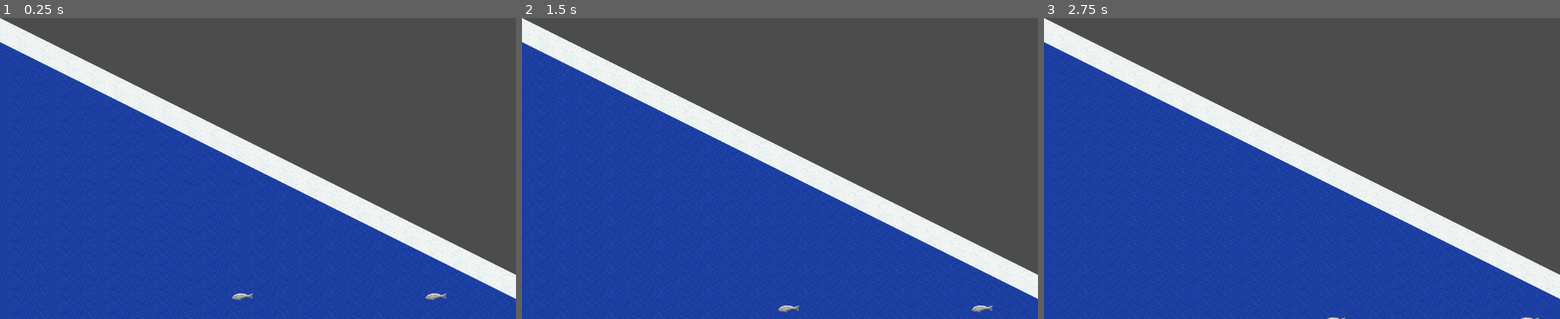
Above: before the commit, frames 1-3 (left to right).
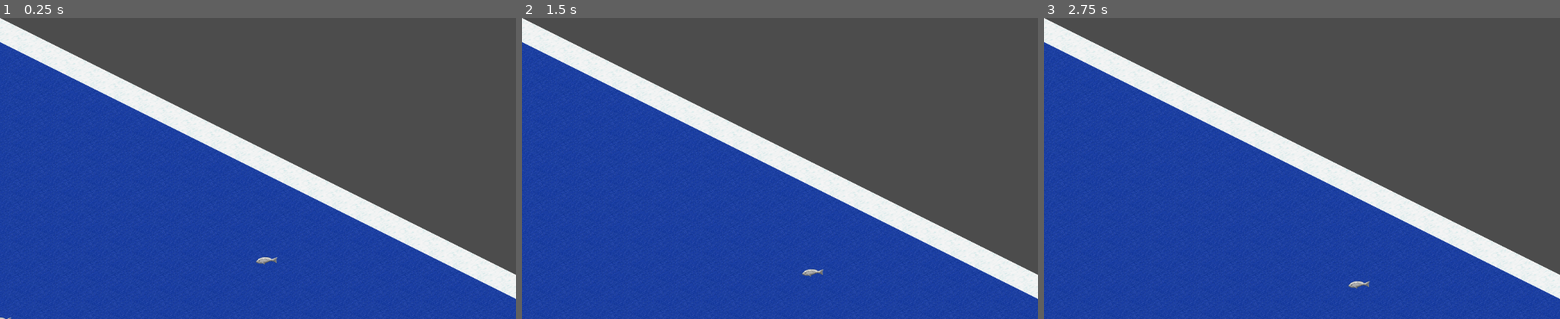
Above: after the commit, the same moments.

Repository: burdockcascade/gociv
Game: Godot game, scene res://src/Main.tscn
Two runs of this game, one before a commit and one after it. Both use one fixed random seed, a clock stepped at 60 frames per second and the inputs below.
Inputs (mouse positions are in pixels of both pictures, inside the frame that each line leads up to):
- Up to frame 1 (0.25 s): no input
- Up to frame 2 (1.5 s): tap Enter at 0.5 s; move the mouse to (893, 153) at 0.52 s; hold Right (ui_right) 0.53-1.25 s; click (893, 153) at 0.67 s; tap Space at 1.25 s; drag from (676, 183) to (754, 228) at 1.27 s
- Up to frame 3 (2.75 s): tap Enter at 2 s; move the mouse to (1353, 102) at 2.02 s; hold Right (ui_right) from 2.03 s (still down)

The runs differ from the first frame. In frame 1, 0.2% of the frame differs, in the area x 0-87%, y 79-100%; in frame 2, 0.2%; in frame 3, 0.1%.
Error in both runs: Invalid get index '(13, -3)' (on base: 'Dictionary'). (res://src/Units.gd:51)

Commit message:
code cleanup

Diff:
--- a/src/Main.tscn
+++ b/src/Main.tscn
@@ -41,7 +41,7 @@
 cell_size = Vector2( 96, 48 )
 format = 1
 
-[node name="WorldObjects" type="TileMap" parent="World"]
+[node name="Units" type="TileMap" parent="World"]
 mode = 1
 cell_size = Vector2( 96, 48 )
 format = 1
@@ -49,5 +49,5 @@
 
 [node name="DesktopUI" type="CanvasLayer" parent="."]
 
-[connection signal="tile_selected" from="World/Map" to="World/WorldObjects" method="_on_Map_tile_selected"]
-[connection signal="world_scrolled" from="World/Map" to="World/WorldObjects" method="_on_Map_world_scrolled"]
+[connection signal="tile_selected" from="World/Map" to="World/Units" method="_on_Map_tile_selected"]
+[connection signal="world_scrolled" from="World/Map" to="World/Units" method="_on_Map_world_scrolled"]
--- a/src/Map.gd
+++ b/src/Map.gd
@@ -3,9 +3,9 @@
 signal tile_selected(mapv)
 signal world_scrolled(direction)
 
-onready var terrain = $Terrain
-onready var terrain2 = $Terrain2
-onready var resources = $Resources
+onready var terrain: TileMap = $Terrain
+onready var terrain2: TileMap = $Terrain2
+onready var resources: TileMap = $Resources
 
 ####################################################################################################
 ## MAP DATA
@@ -76,20 +76,15 @@
 
 }
 
-var mapsize
-var mapwindow_startx = 0
-var mapwindow_endx = 0
-
-var map_offset = Vector2.ZERO
-
-func _ready():
+var mapsize: Vector2
+
+func _ready() -> void:
 
 	rng.randomize()
 
-func new_map(size):
-
-	self.mapsize = size
-	mapwindow_endx = mapsize.x-1
+func new_map(size) -> Dictionary:
+
+	mapsize = size
 
 	# generate map
 	generate_terrain(size)
@@ -116,11 +111,9 @@
 ####################################################################################################
 ## DRAW WORLD
 
-var ptr = 0
-
-func slide_map_left():
-
-	var mx = mapsize.x - 1
+func slide_map_left() -> void:
+
+	var mx: int = mapsize.x - 1
 
 	for mapd in mapdata.values():
 
@@ -133,9 +126,9 @@
 	emit_signal("world_scrolled", Vector2.LEFT)
 
 
-func slide_map_right():
-
-	var mx = mapsize.x - 1
+func slide_map_right() -> void:
+
+	var mx: int = mapsize.x - 1
 
 	for mapd in mapdata.values():
 
@@ -147,13 +140,13 @@
 	draw_map()
 	emit_signal("world_scrolled", Vector2.RIGHT)
 
-func draw_map():
+func draw_map() -> void:
 
 	# paint map
 	for mapv in mapdata:
 
-		var mapd = mapdata[mapv]
-		var cellv = mapd.cellv
+		var mapd: Dictionary = mapdata[mapv]
+		var cellv: Vector2 = mapd.cellv
 
 		# update world position for mapv
 		mapd.worldv = terrain.map_to_world(cellv)
@@ -175,20 +168,10 @@
 
 
 
-func clear_cellv(mapv):
-
-	var cd = mapdata[mapv]
-	var cellv = cd.cellv
-
-	terrain.set_cellv(cellv, -1)
-	terrain2.set_cellv(cellv, -1)
-	resources.set_cellv(cellv, -1)
-
-
 ####################################################################################################
 ## MAP GENERATOR
 
-var tile_height = {
+var tile_height: Dictionary = {
 	0 : TILE.SHALLOW_OCEAN,
 	1 : TILE.SHALLOW_OCEAN,
 	2 : TILE.GRASSLAND,
@@ -196,11 +179,11 @@
 	4 : TILE.MOUNTAINS
 }
 
-var rng = RandomNumberGenerator.new()
-
-func generate_terrain(dim):
-
-	var noise = OpenSimplexNoise.new()
+var rng: RandomNumberGenerator = RandomNumberGenerator.new()
+
+func generate_terrain(dim) -> void:
+
+	var noise: OpenSimplexNoise = OpenSimplexNoise.new()
 	randomize()
 
 	# Noise Configure
@@ -213,29 +196,25 @@
 	for x in dim.x:
 		for y in dim.y:
 
-			var v = Vector2(x, y)
-			mapdata[v] = {
+			var v: Vector2 = Vector2(x, y)
+
+			var mapd: Dictionary = {
 				cellv = v,
 				worldv = terrain.map_to_world(v),
 				units = [],
 				tile = -1,
 				terrain2 = -1,
-				resource = -1
+				resource = -1,
+				is_water = false,
+				is_land = false
 			}
 
-
-			var cd = mapdata[v]
-
 			# noise per tile
-			var n = int(abs(4 * noise.get_noise_2dv(v)))
-			cd.tile = tile_height.get(n)
+			var n: int = int(abs(4 * noise.get_noise_2dv(v)))
+			mapd.tile = tile_height.get(n)
 
 			if n == 2:
-				cd.tile = select_random_green_tile(v)
-
-			# Set Terrain Wrap
-#			if (x == 0 or x == dim.x-1) and n > 1:
-#				t = TILE.SHALLOW_OCEAN
+				mapd.tile = select_random_green_tile(v)
 
 			# set tundra
 #			if (y < 3 or y > dim.x-3):
@@ -243,25 +222,32 @@
 
 			# set ice caps
 			if y == 0 or y == dim.y-1:
-				cd.tile = TILE.ARCTIC
+				mapd.tile = TILE.ARCTIC
 
 
 			# set hills & mountains
-			if n == 3 and cd.tile != TILE.ARCTIC:
-				cd.terrain2 = 0
-			elif n == 4 and cd.tile != TILE.ARCTIC:
-				cd.terrain2 = 16
-			elif cd.tile == TILE.FOREST:
-				cd.terrain2 = add_random_trees(v)
-
+			if n == 3 and mapd.tile != TILE.ARCTIC:
+				mapd.terrain2 = 0
+			elif n == 4 and mapd.tile != TILE.ARCTIC:
+				mapd.terrain2 = 16
+			elif mapd.tile == TILE.FOREST:
+				mapd.terrain2 = add_random_trees(v)
+
+			# is water tile
+			mapd.is_water = mapd.tile == TILE.DEEP_OCEAN or mapd.tile == TILE.SHALLOW_OCEAN
+
+			# is land tile
+			mapd.is_land = !mapd.is_water
 
 			# resources
-			add_random_resource(v, cd.tile)
-
-
-func select_random_green_tile(v):
-
-	var t = TILE.GRASSLAND
+			mapd.resource = add_random_resource(v, mapd.tile)
+
+			mapdata[v] = mapd
+
+
+func select_random_green_tile(v) -> int:
+
+	var t: int = TILE.GRASSLAND
 
 	# random tile assignment
 	match rng.randi_range(1, 12):
@@ -273,9 +259,9 @@
 
 	return t
 
-func add_random_trees(v):
-
-	var t = -1
+func add_random_trees(_v) -> int:
+
+	var t: int = -1
 
 	match rng.randi_range(1, 3):
 		1: t = TERRAIN2.SMALL_FOREST
@@ -285,9 +271,9 @@
 	return t
 
 
-func add_random_resource(v, t):
-
-	var r = -1
+func add_random_resource(v, t) -> int:
+
+	var r: int = -1
 
 	# set resources
 	match t:
@@ -346,8 +332,7 @@
 			match rng.randi_range(1, 10):
 				1: r = RESOURCE.PEAT
 
-	resources.set_cellv(v, r)
-	mapdata[v].resource = r
+	return r
 
 ####################################################################################################
 ## TILE HELPER FUNCTIONS
@@ -363,22 +348,17 @@
 	Vector2.UP + Vector2.LEFT
 ]
 
-func tile_is_sea(v) -> bool:
-	return terrain.get_cellv(v) == TILE.DEEP_OCEAN or terrain.get_cellv(v) == TILE.SHALLOW_OCEAN
-
-func tile_is_land(v) -> bool:
-	return !tile_is_sea(v)
 
 func tile_has_land_access(v) -> bool:
 	for n in neighbours:
-		if tile_is_land(v + n):
+		if mapdata.has(v + n) and mapdata[v + n].is_land:
 			return true
 
 	return false
 
 func tile_has_sea_access(v) -> bool:
 	for n in neighbours:
-		if tile_is_sea(v + n):
+		if mapdata.has(v + n) and mapdata[v + n].is_water:
 			return true
 
 	return false
@@ -395,17 +375,20 @@
 ####################################################################################################
 ## PUBLIC FUNCTIONS
 
-func any_random_tile():
+func any_random_tile() -> Vector2:
 	return _find_random_tile(true, true)
 
-func random_land_tile():
+func random_land_tile() -> Vector2:
 	return _find_random_tile(true, false)
 
-func random_sea_tile():
+func random_sea_tile() -> Vector2:
 	return _find_random_tile(false, true)
 
-func _find_random_tile(land, water):
+func _find_random_tile(land, water) -> Vector2:
 	while true:
 		var v = Vector2(rng.randi_range(0, mapsize.x-1), rng.randi_range(0, mapsize.y-1))
-		if tile_is_land(v) == land and tile_is_sea(v) == water:
+		print(mapdata[v])
+		if mapdata[v].is_land == land and mapdata[v].is_water == water:
 			return v
+
+	return Vector2.ONE
--- a/src/World.gd
+++ b/src/World.gd
@@ -1,15 +1,20 @@
 extends Node2D
 
-onready var map = $Map
-onready var wobjects = $WorldObjects
+onready var map: Node2D = $Map
+onready var units: TileMap = $Units
 
-var mapdata
+var mapdata: Dictionary
 
-func _ready():
+const MAPSIZE_LARGE: Vector2 = Vector2(128, 128)
+const MAPSIZE_SMALL: Vector2 = Vector2(32, 32)
+
+func _ready() -> void:
+
+	print("Start new world")
 
 	# generate map
-	mapdata = map.new_map(Vector2(32, 32))
-	wobjects.mapdata = mapdata
+	mapdata = map.new_map(MAPSIZE_LARGE)
+	units.mapdata = mapdata
 
 	# add unit to map
-	wobjects.add_unit(wobjects.unit.transporter, map.random_sea_tile())
+#	units.add_unit(units.unit.transporter, map.random_sea_tile())
